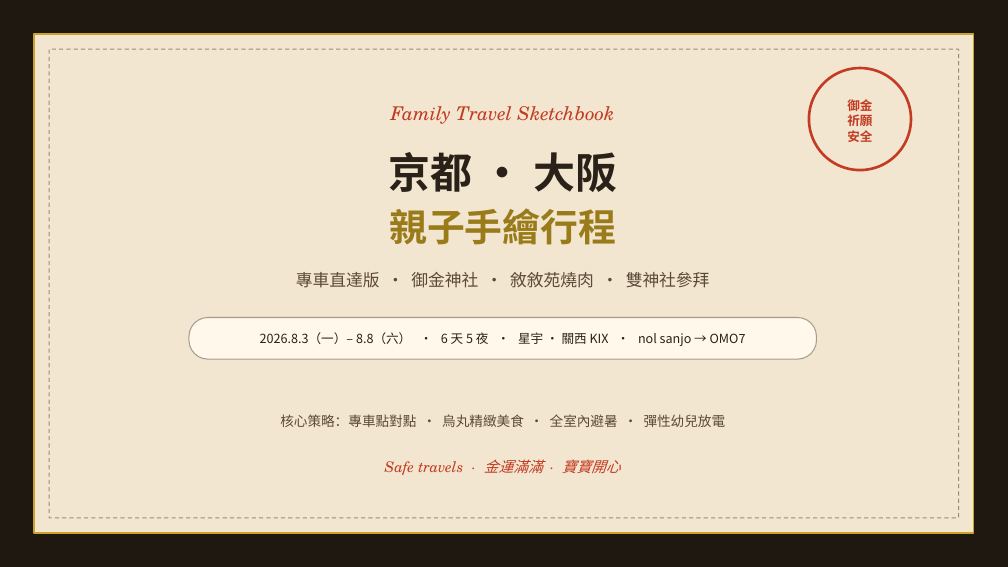
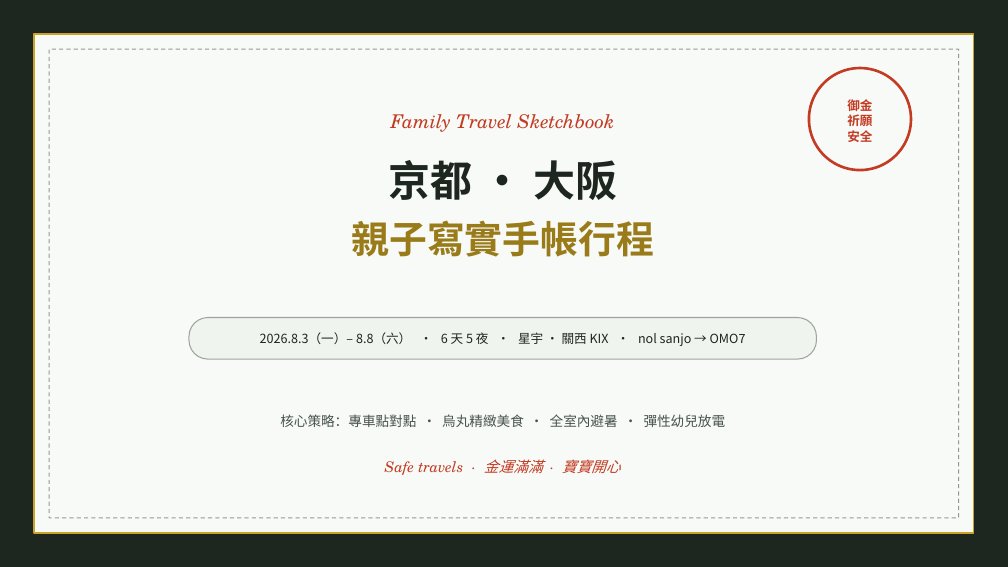
Before and after one commit to maxchan-stack/family-trip-kyoto-osaka-2026, a slide deck: slide 1 of itinerary.pptx. Drawn at 1008x567 pixels with LibreOffice and Linux fonts; fonts in the diff are those of the drawing. Boxes give left, top, right and bottom in pixels: in the first picture for what was removed or moved away, otherwise in the second. Text is boxed around its words. In the diff, an @@ line names an element or a change of style, - is before the commit and + after.

Commit message:
Fully synchronize pocket map and PPTX files with main web app: update Morandi color palette, remove outdated AI slogans, and align title style across all assets

```diff
--- a/itinerary.pptx
+++ b/itinerary.pptx
@@ rectangle at <box>0,0,1008,567</box>: fill #1F1810 to #1E2620 @@
@@ rectangle at <box>34,34,974,533</box>: fill #F3E6D0 to #F8FAF7 @@
@@ rectangle at <box>49,49,959,518</box>: outline #2A2218 1 pt dashed to #1E2620 1 pt dashed @@
@@ text "Family Travel Sketchbook": place and size @@
-text "Family Travel Sketchbook" at <box>391,106,614,124</box>
+text "Family Travel Sketchbook" at <box>391,114,614,132</box>
@@ text "京都 · 大阪" at <box>388,160,617,200</box>: text colour #2A2218 to #1E2620 @@
@@ text "京都 · 大阪": place and size @@
-text "京都 · 大阪" at <box>388,152,617,192</box>
+text "京都 · 大阪" at <box>388,160,617,200</box>
@@ text at <box>352,220,654,257</box>: text changed @@
-親子手繪行程
+親子寫實手帳行程
@@ text removed at <box>296,272,710,288</box> @@
-專車直達版 · 御金神社 · 敘敘苑燒肉 · 雙神社參拜
@@ text "2026.8.3（一）– 8.8（六） · 6 天 ..." at <box>260,332,746,346</box>: text colour #2A2218 to #1E2620 @@
@@ rounded rectangle at <box>189,318,817,359</box>: fill #FFF8EB to #F0F4EF; outline #2A2218 1 pt to #1E2620 1 pt @@
@@ text "核心策略：專車點對點 · 烏丸精緻美食 · 全室內避暑 ..." at <box>280,414,726,427</box>: text colour #5C4A38 to #48544C @@
```
Also in this commit, not shown: 9 other slides changed, 2 other files.
